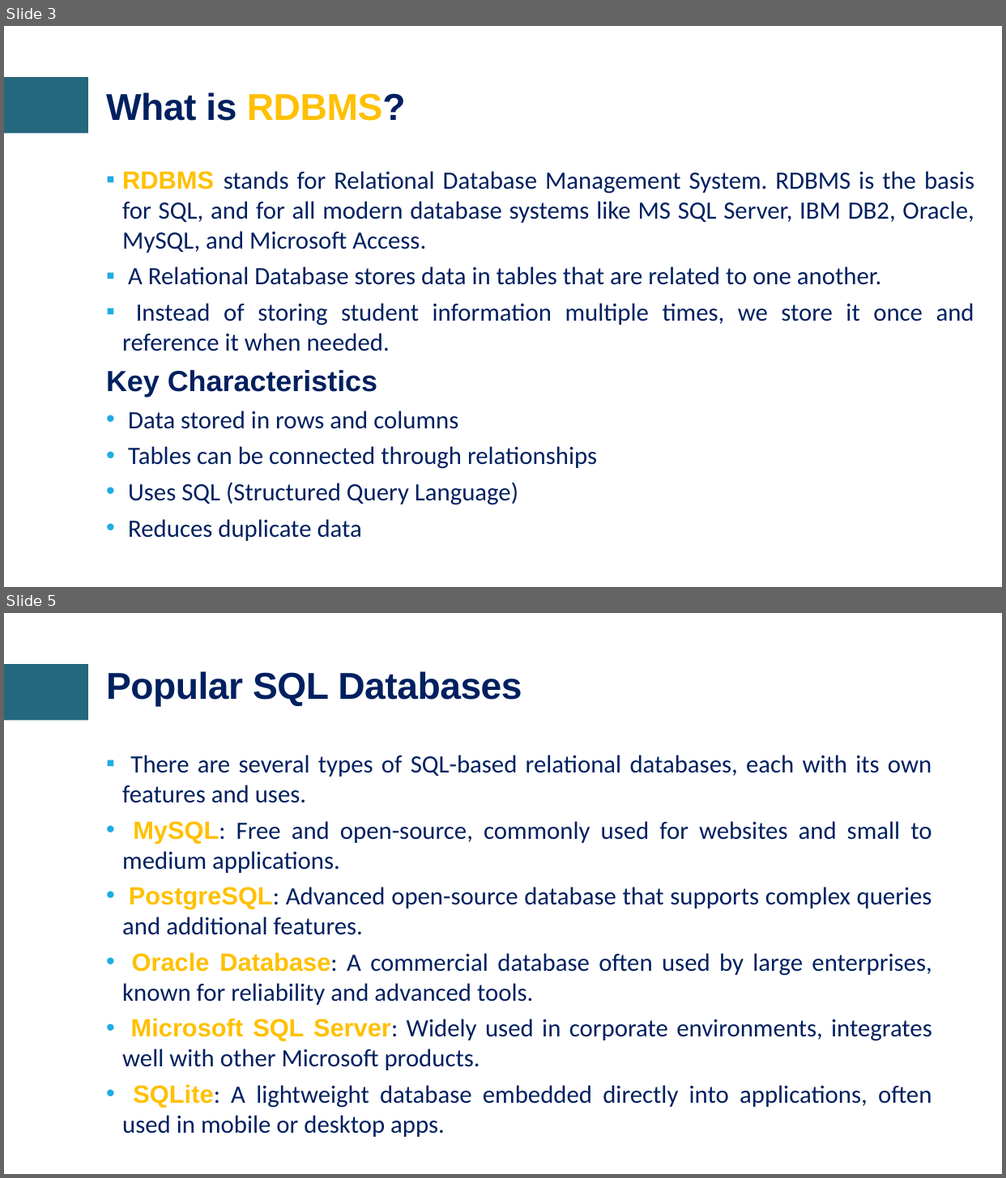
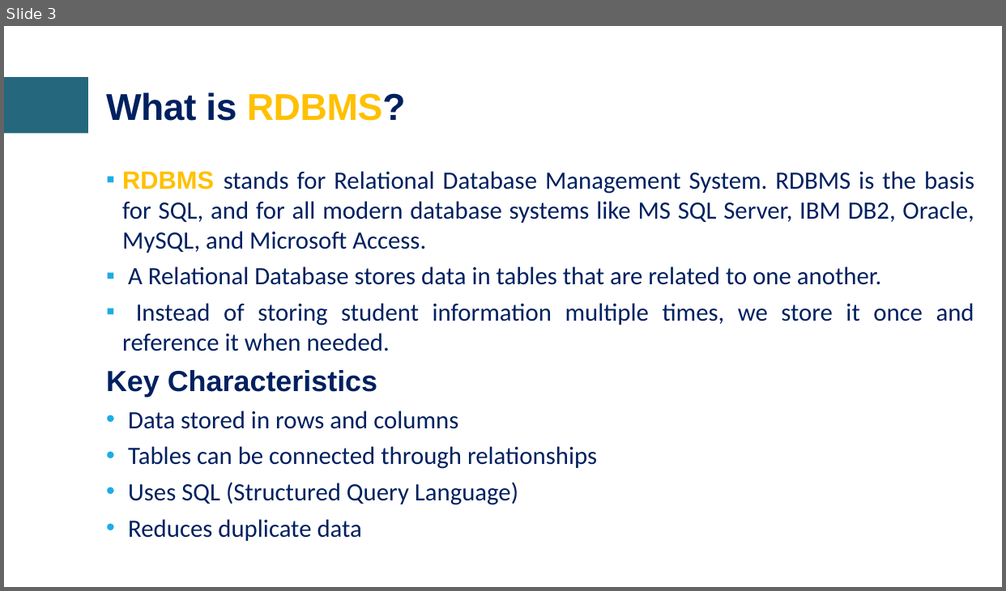
Before and after one commit to craftmulesoft/DataEngineering, a slide deck: Module 3 - Cloud Warehousing & Data Transformation/Cloud Data Platforms & Date Warehousing.pptx. Shown one above the other, each under a label of ours: slides 3 and 5 before the commit, slide 3 after it; the slides between them are not shown. The pictures are 1006x1178 and 1006x591 pixels, drawn with LibreOffice and Linux fonts; fonts in the diff are those of the drawing; background and template pictures are left out. Boxes give left, top, right and bottom in pixels: in the first picture for what was removed or moved away, otherwise in the second. Text is boxed around its words. In the diff, an @@ line names an element or a change of style, - is before the commit and + after.

```diff
--- a/Module 3 - Cloud Warehousing & Data Transformation/Cloud Data Platforms & Date Warehousing.pptx
+++ b/Module 3 - Cloud Warehousing & Data Transformation/Cloud Data Platforms & Date Warehousing.pptx
@@ slide 5 removed at <box>4,613,1002,1174</box>, background #FFFFFF; not listed: 1 template element that a slide beside it also shows @@
@@ title removed at <box>106,671,522,707</box> @@
-Popular SQL Databases
@@ text removed at <box>122,755,932,1137</box> @@
-▪ There are several types of SQL-based relational databases, each with its own features and uses.
-• MySQL: Free and open-source, commonly used for websites and small to medium applications.
-• PostgreSQL: Advanced open-source database that supports complex queries and additional features.
-• Oracle Database: A commercial database often used by large enterprises, known for reliability and advanced tools.
-• Microsoft SQL Server: Widely used in corporate environments, integrates well with other Microsoft products.
-• SQLite: A lightweight database embedded directly into applications, often used in mobile or desktop apps.
```
Also in this commit, not shown: 3 slides added, 24 other slides removed.
